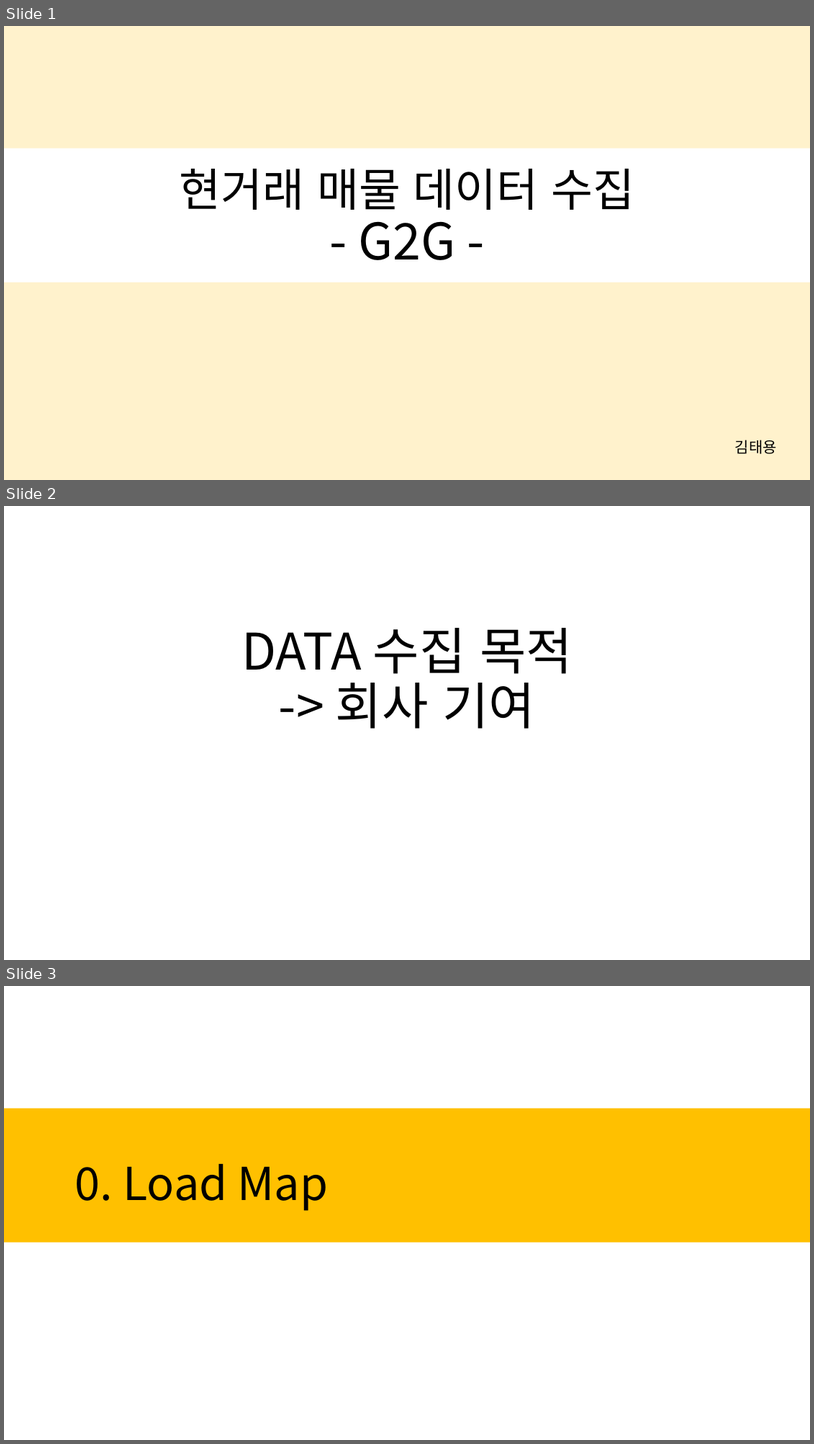
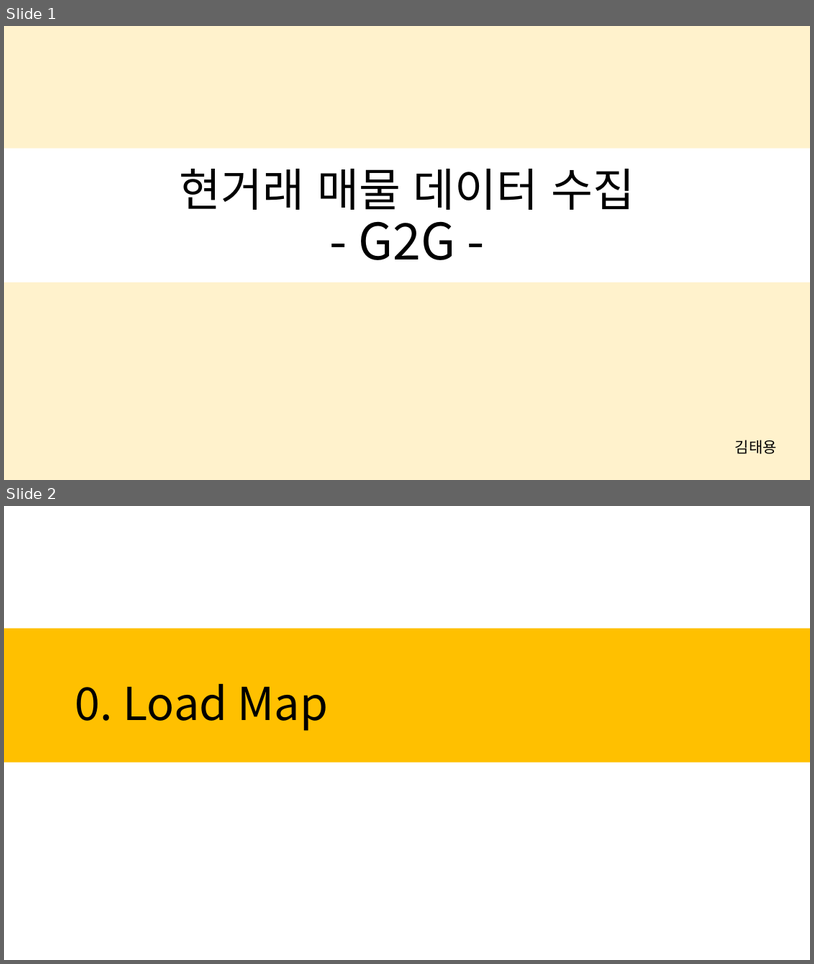
Before and after one commit to hangack/project-green, a slide deck: crawling-g2g/docs/현거래 Data 수집.pptx. Shown one above the other, each under a label of ours: slides 1, 2 and 3 before the commit, slides 1 and 2 after it. The pictures are 814x1444 and 814x964 pixels, drawn with LibreOffice and Linux fonts; fonts in the diff are those of the drawing. Boxes give left, top, right and bottom in pixels: in the first picture for what was removed or moved away, otherwise in the second. Text is boxed around its words. In the diff, an @@ line names an element or a change of style, - is before the commit and + after.

```diff
--- a/crawling-g2g/docs/현거래 Data 수집.pptx
+++ b/crawling-g2g/docs/현거래 Data 수집.pptx
@@ slide 2 removed at <box>4,506,810,960</box>, background #FFFFFF @@
@@ title removed at <box>242,628,573,728</box> @@
-DATA 수집 목적
--> 회사 기여
@@ what was slide 3 is now slide 2 @@
```
Also in this commit, not shown: 1 other slide removed, 4 other files.
